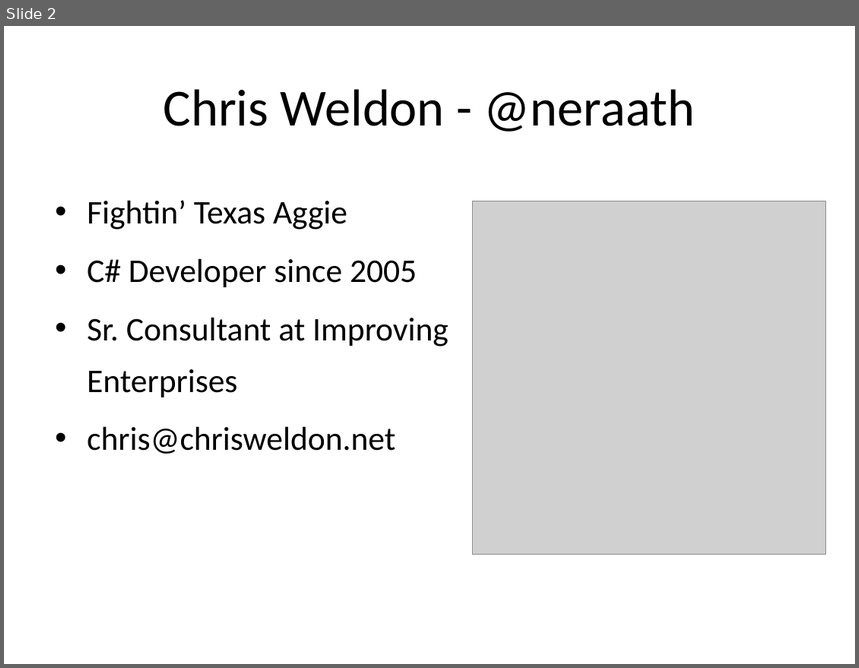
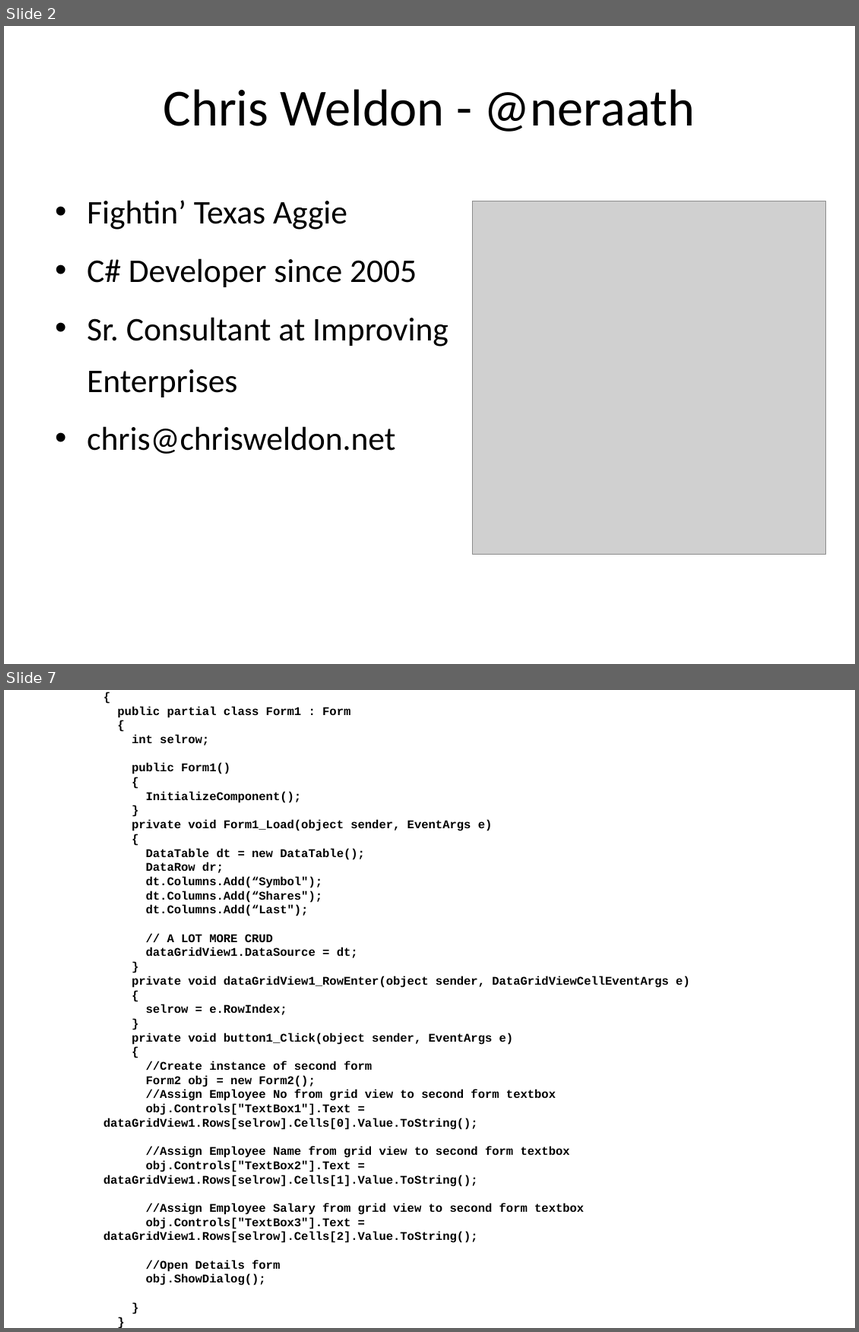
Before and after one commit to neraath/prism-talk, a slide deck: prism-talk.pptx. Shown one above the other, each under a label of ours: slide 2 before the commit, slides 2 and 7 after it; the slides between them are not shown. The pictures are 859x668 and 859x1332 pixels, drawn with LibreOffice and Linux fonts; fonts in the diff are those of the drawing; grey boxes stand for pictures. Boxes give left, top, right and bottom in pixels: in the first picture for what was removed or moved away, otherwise in the second. Text is boxed around its words. In the diff, an @@ line names an element or a change of style, - is before the commit and + after.

```diff
--- a/prism-talk.pptx
+++ b/prism-talk.pptx
@@ slide 7 added at [4, 690, 855, 1328], background #FFFFFF @@
@@ text added at [104, 706, 690, 1286], 10 pt, text #000000, bold @@
+namespace StockTrader
+{
+public partial class Form1 : Form
+{
+int selrow;
+public Form1()
+{
+InitializeComponent();
+}
+private void Form1_Load(object sender, EventArgs e)
+{
+DataTable dt = new DataTable();
+DataRow dr;
+dt.Columns.Add(“Symbol");
+dt.Columns.Add(“Shares");
+dt.Columns.Add(“Last");
+// A LOT MORE CRUD
+dataGridView1.DataSource = dt;
+}
+private void dataGridView1_RowEnter(object sender, DataGridViewCellEventArgs e)
+{
+selrow = e.RowIndex;
+}
+private void button1_Click(object sender, EventArgs e)
+{
+//Create instance of second form
+Form2 obj = new Form2();
+//Assign Employee No from grid view to second form textbox
+obj.Controls["TextBox1"].Text = dataGridView1.Rows[selrow].Cells[0].Value.ToString();
+//Assign Employee Name from grid view to second form textbox
+obj.Controls["TextBox2"].Text = dataGridView1.Rows[selrow].Cells[1].Value.ToString();
+//Assign Employee Salary from grid view to second form textbox
+obj.Controls["TextBox3"].Text = dataGridView1.Rows[selrow].Cells[2].Value.ToString();
+//Open Details form
+obj.ShowDialog();
+}
+}
+}
```
Also in this commit, not shown: 1 slide changed, 41 other slides added.
